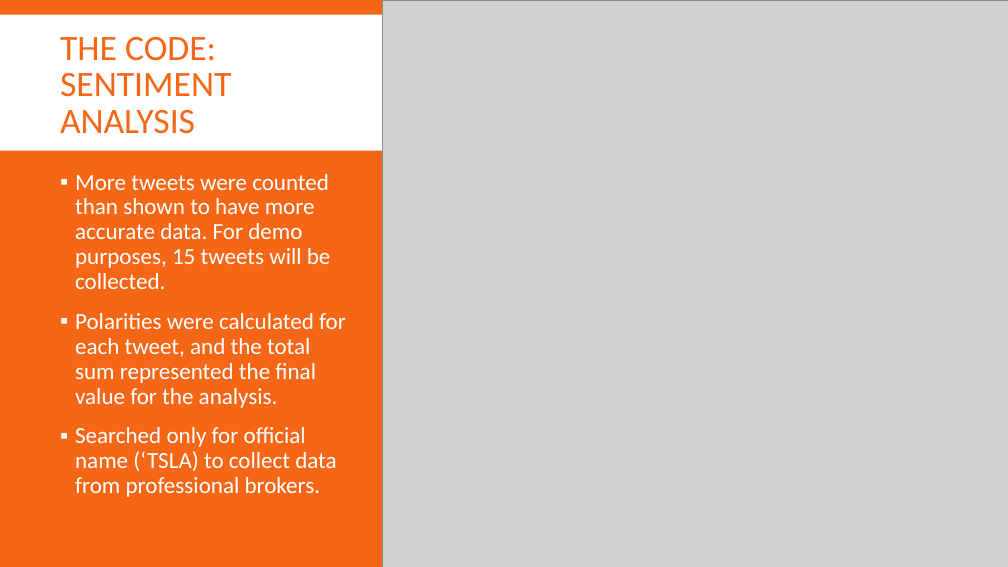
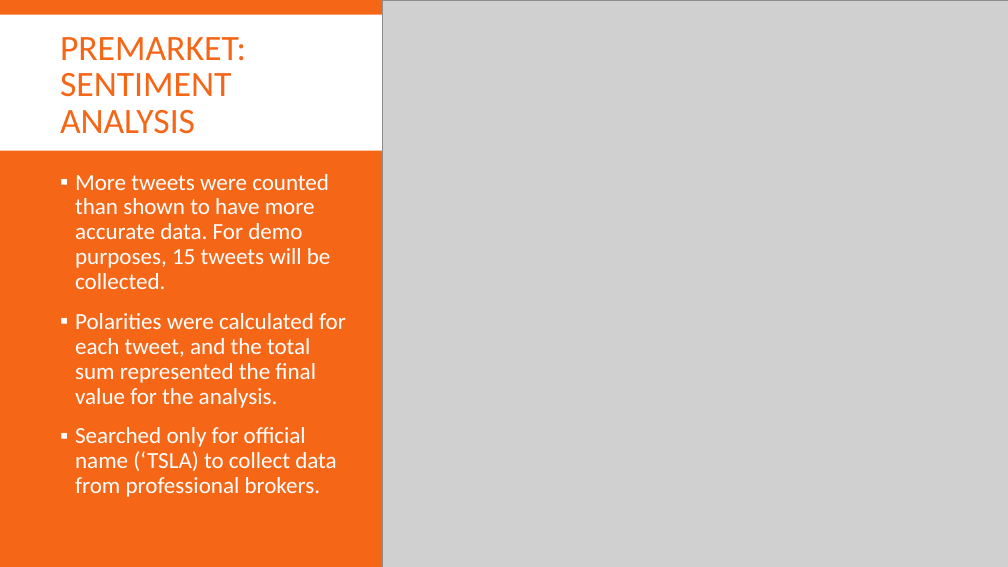
Before and after one commit to dcheung15/DataMiningProject, a slide deck: slide 6 of Powerpoint/Final Project.pptx (slide 8 before the commit). Drawn at 1008x567 pixels with LibreOffice and Linux fonts; fonts in the diff are those of the drawing; grey boxes stand for pictures. Boxes give left, top, right and bottom in pixels: in the first picture for what was removed or moved away, otherwise in the second. Text is boxed around its words. In the diff, an @@ line names an element or a change of style, - is before the commit and + after.

```diff
--- a/Powerpoint/Final Project.pptx
+++ b/Powerpoint/Final Project.pptx
@@ title at [60, 37, 246, 134]: text changed @@
-THE CODE: SENTIMENT ANALYSIS
+PREMARKET: SENTIMENT ANALYSIS
```
Also in this commit, not shown: 2 other slides changed.
